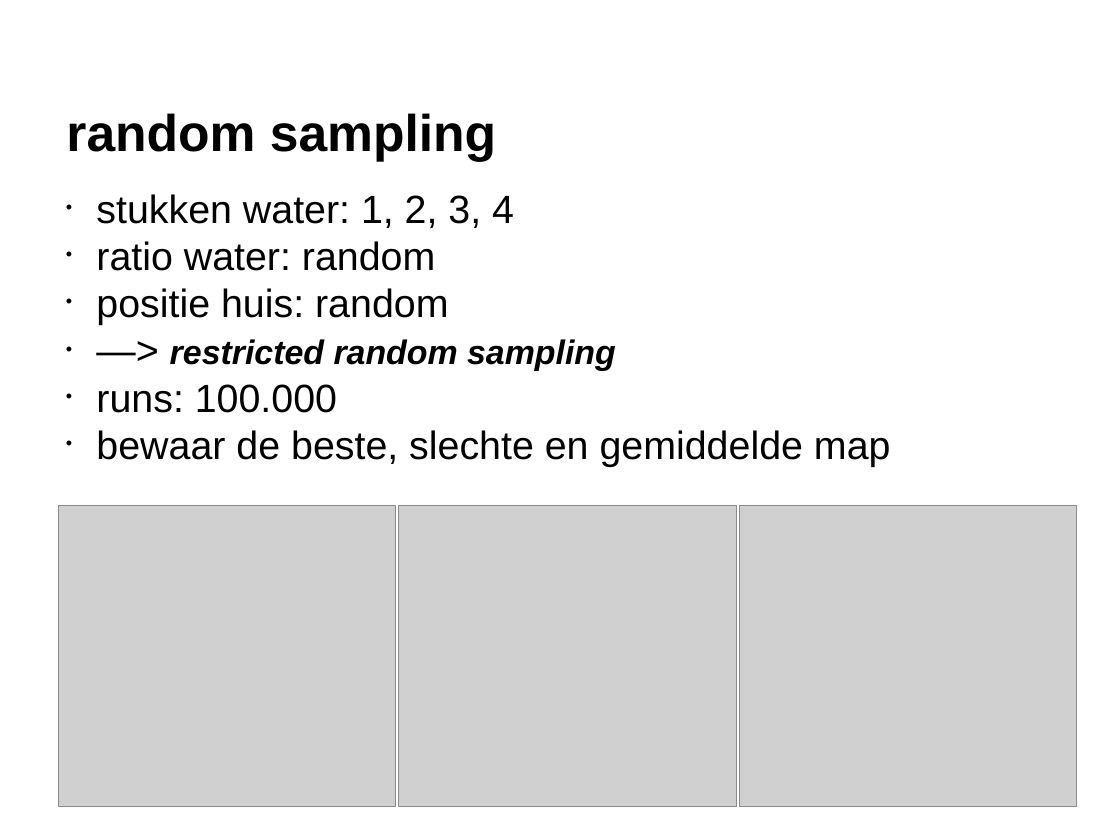
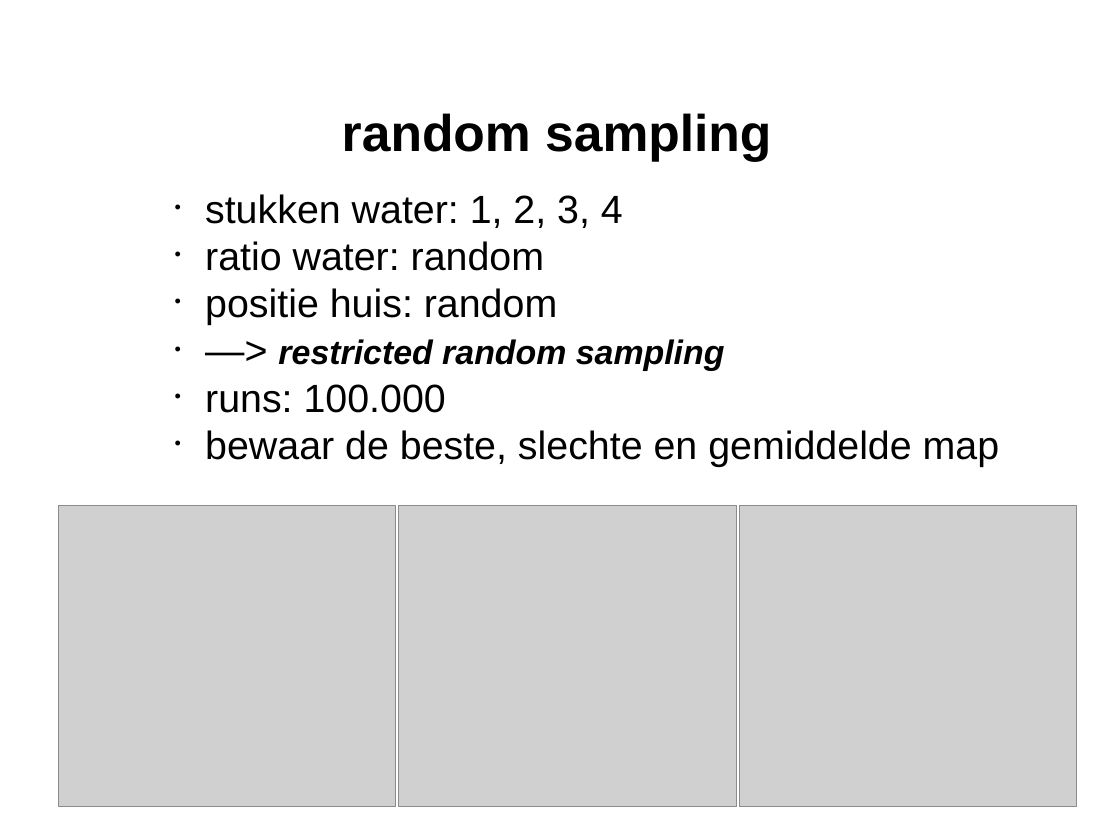
Before and after one commit to JuliaJansen/-HabboHotel, a slide deck: slide 8 of powerpoints/eindpresentatie heuristieken.pptx. Drawn at 1120x840 pixels with LibreOffice and Linux fonts; fonts in the diff are those of the drawing; grey boxes stand for pictures. Boxes give left, top, right and bottom in pixels: in the first picture for what was removed or moved away, otherwise in the second. Text is boxed around its words. In the diff, an @@ line names an element or a change of style, - is before the commit and + after.

```diff
--- a/powerpoints/eindpresentatie heuristieken.pptx
+++ b/powerpoints/eindpresentatie heuristieken.pptx
@@ title "random sampling": place and size @@
-title "random sampling" at (66, 113, 496, 162)
+title "random sampling" at (342, 113, 771, 162)
@@ text "stukken water: 1, 2, 3, ...": place and size @@
-text "stukken water: 1, 2, 3, ..." at (96, 194, 891, 467)
+text "stukken water: 1, 2, 3, ..." at (205, 194, 1000, 467)
```
Also in this commit, not shown: 10 other slides changed, 11 slides added.
